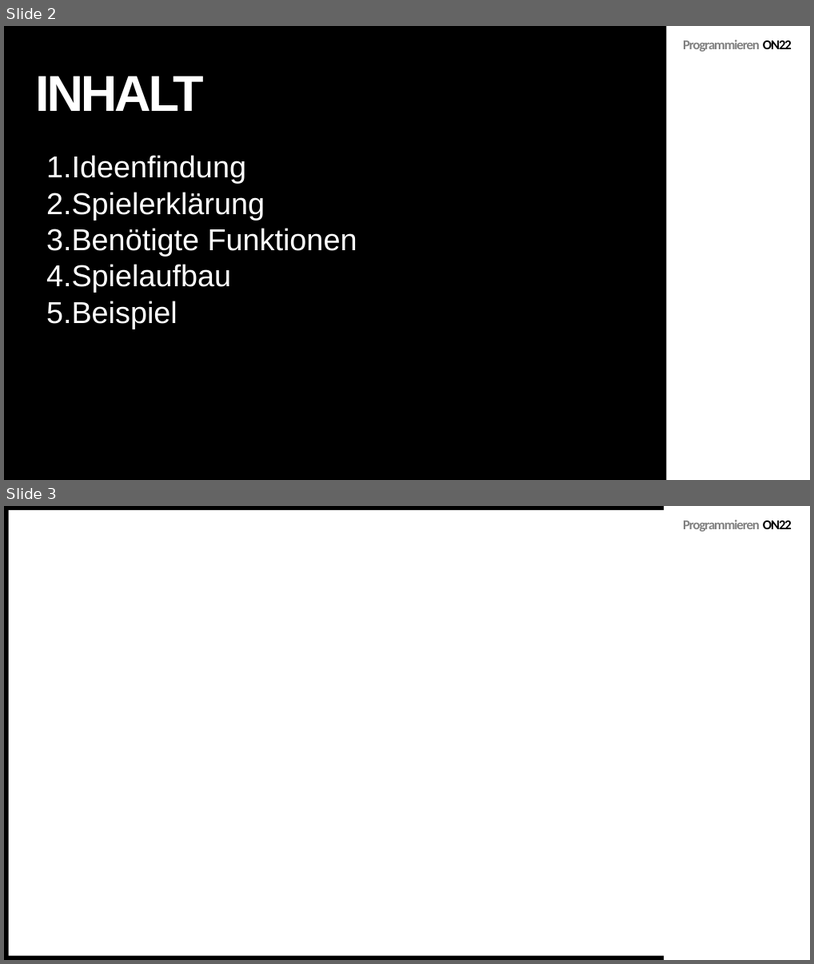
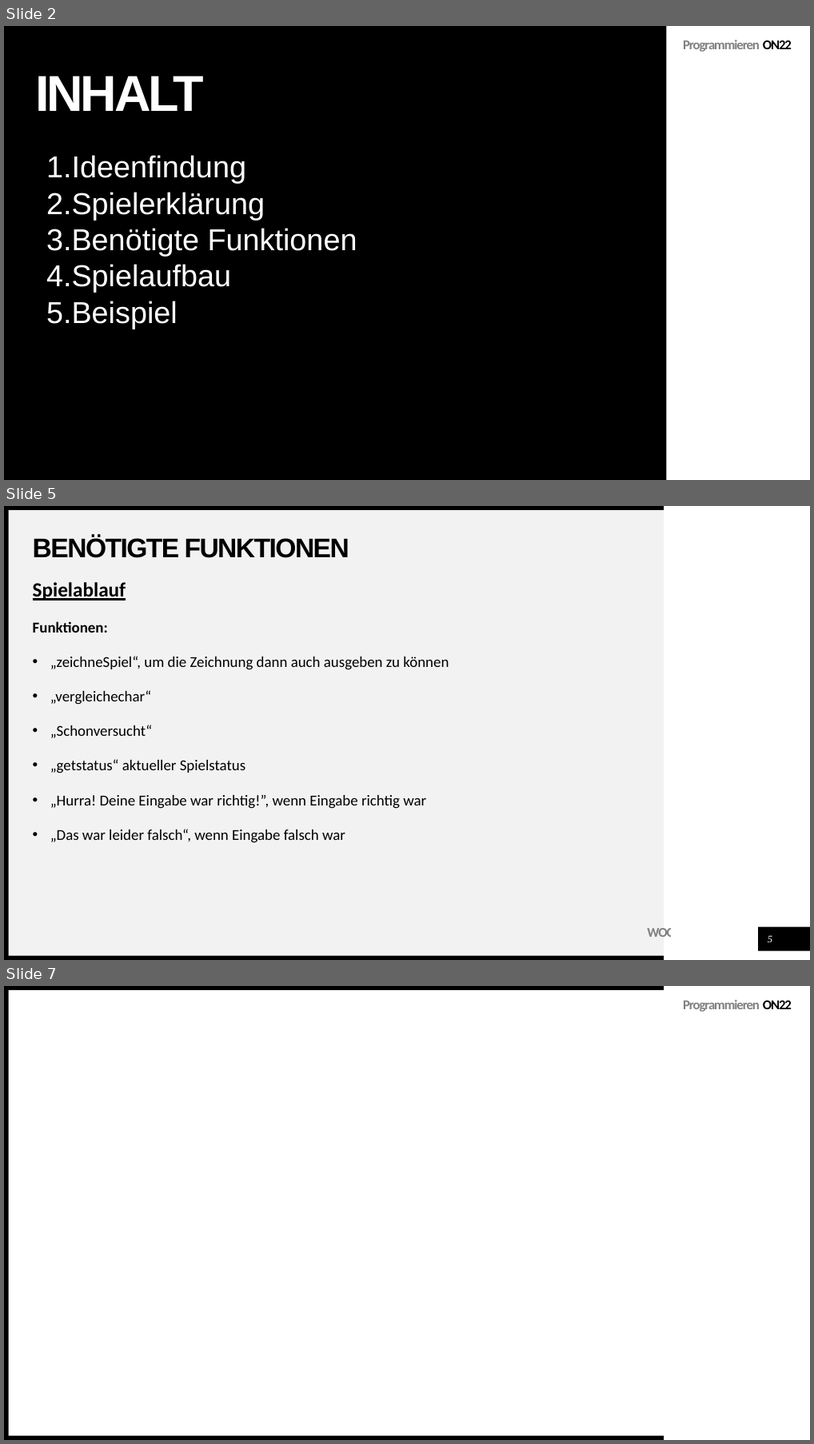
Before and after one commit to muellerValentin/programmierenON22, a slide deck: Präsentation Programmieren Galgenmännchen.pptx. Shown one above the other, each under a label of ours: slides 2 and 3 before the commit, slides 2, 5 and 7 after it; the slides between them are not shown. The pictures are 814x964 and 814x1444 pixels, drawn with LibreOffice and Linux fonts; fonts in the diff are those of the drawing. Boxes give left, top, right and bottom in pixels: in the first picture for what was removed or moved away, otherwise in the second. Text is boxed around its words. In the diff, an @@ line names an element or a change of style, - is before the commit and + after.

Commit message:
Präsentation
Benötigte Funktionen

```diff
--- a/Präsentation Programmieren Galgenmännchen.pptx
+++ b/Präsentation Programmieren Galgenmännchen.pptx
@@ slide 5 added at <box>4,506,810,960</box>, background #FFFFFF; not listed: 3 template elements that a slide beside it also shows @@
@@ rectangle added at <box>9,510,665,956</box>, fill #F2F2F2 @@
@@ title added at <box>33,536,350,558</box>, 32 pt, text #000000, bold @@
+BENÖTIGTE FUNKTIONEN
@@ text added at <box>33,582,449,843</box>, 18 pt, text #000000 @@
+Spielablauf
+Funktionen:
+• „zeichneSpiel“, um die Zeichnung dann auch ausgeben zu können
+• „vergleichechar“
+• „Schonversucht“
+• „getstatus“ aktueller Spielstatus
+• „Hurra! Deine Eingabe war richtig!”, wenn Eingabe richtig war
+• „Das war leider falsch“, wenn Eingabe falsch war
@@ text added at <box>647,928,718,936</box>, 16 pt, text #808080, bold @@
+WOODGROVE BANK
@@ rectangle added at <box>671,915,757,956</box>, fill #FFFFFF @@
@@ rectangle added at <box>759,927,810,951</box>, fill #000000 @@
@@ page number added at <box>768,935,773,942</box>, 12 pt, text #FFFFFF, italic @@
+5
@@ what was slide 3 is now slide 7 @@
```
Also in this commit, not shown: 3 other slides added.
